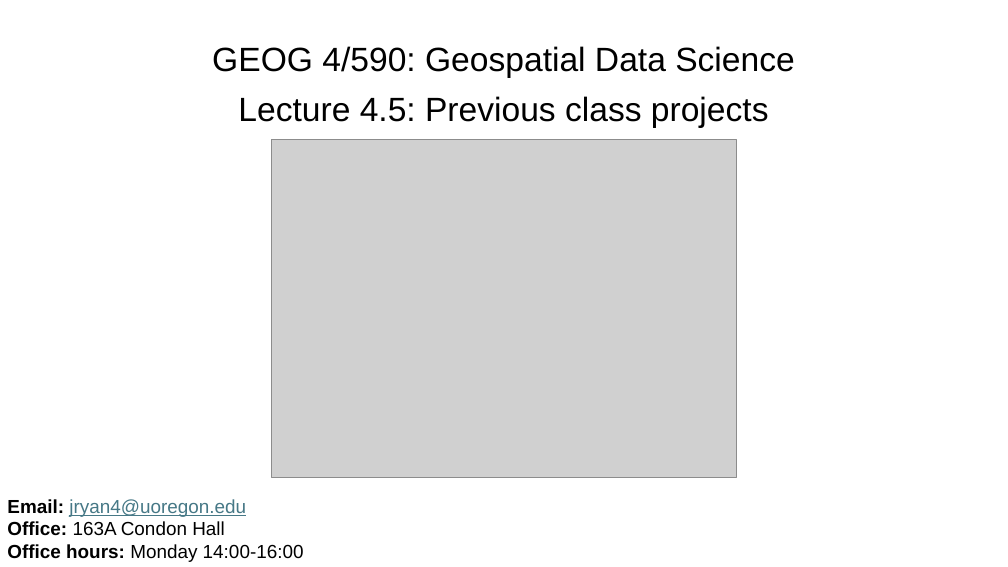
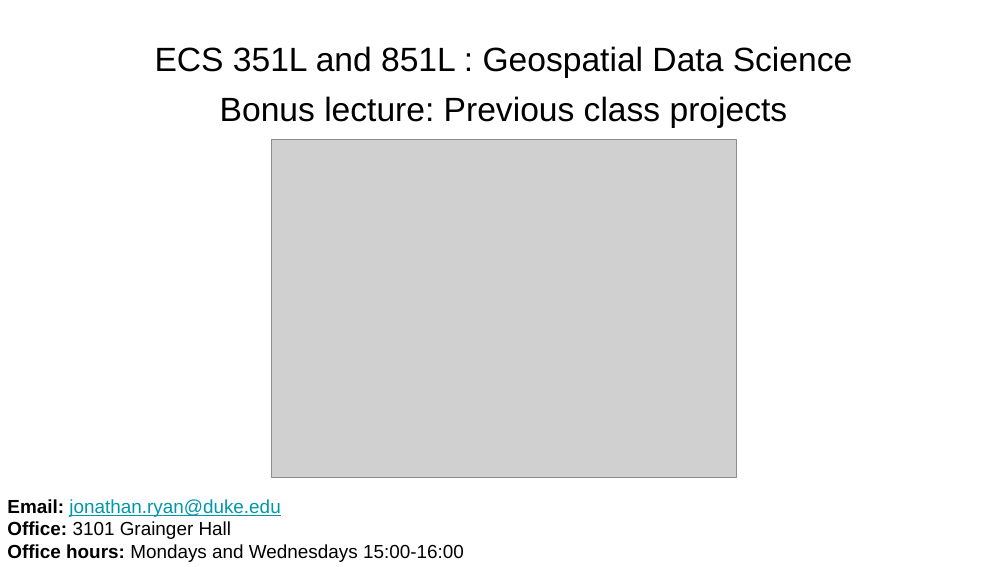
Before and after one commit to ryan-lab-duke/gds-applications-site, a slide deck: slide 1 of book/final-project/previous-projects.pptx. Drawn at 1008x567 pixels with LibreOffice and Linux fonts; fonts in the diff are those of the drawing; grey boxes stand for pictures. Boxes give left, top, right and bottom in pixels: in the first picture for what was removed or moved away, otherwise in the second. Text is boxed around its words. In the diff, an @@ line names an element or a change of style, - is before the commit and + after.

```diff
--- a/book/final-project/previous-projects.pptx
+++ b/book/final-project/previous-projects.pptx
@@ text at box(155, 46, 853, 128): text changed @@
-GEOG 4/590: Geospatial Data Science
-Lecture 4.5: Previous class projects
+ECS 351L and 851L : Geospatial Data Science
+Bonus lecture: Previous class projects
@@ text at box(7, 499, 464, 562): text changed @@
-Email: jryan4@uoregon.edu
-Office: 163A Condon Hall
-Office hours: Monday 14:00-16:00
+Email: jonathan.ryan@duke.edu
+Office: 3101 Grainger Hall
+Office hours: Mondays and Wednesdays 15:00-16:00
```
Also in this commit, not shown: 1 other slide changed, 9 slides added, 7 slides removed, 12 other files.
